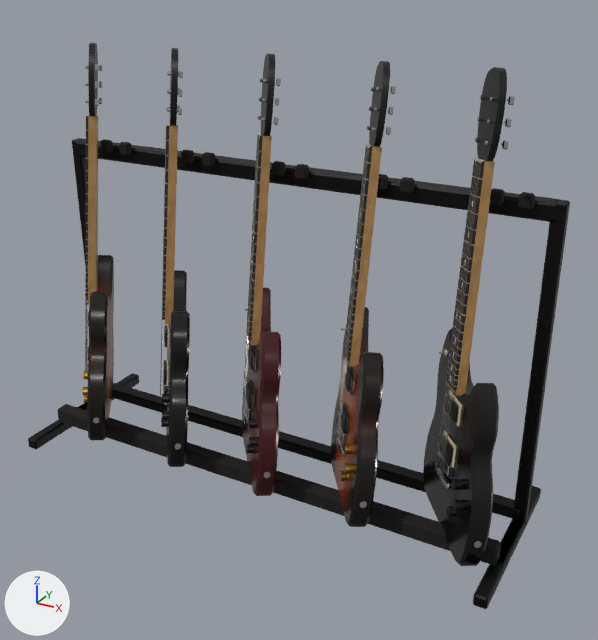
Before and after pictures for a commit that changed the glTF model tools/_home-opening/assets/models/guitar-rack.glb.
Rendered twice from a 50 mm lens placed at (0.932, -1.549, 1.218), pointed at (0.087, -0.012, 0.45). The lights are fixed; the arrows at lower left show +X, +Y and +Z. The picture after the commit comes second. Where no turn or scale is listed for an object, it has been applied to the vertices. Vertices at exactly the same position are counted once.

In view in the first picture: 'g_black', 'g_black.001', 'g_burst', 'g_burst.001', 'g_ox.000', 'rack'.
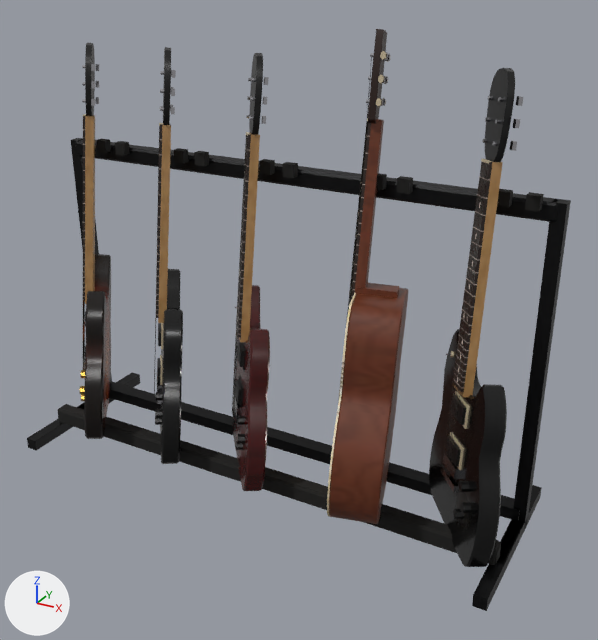
Boxes (x1, y1, x2, y2) around the edits, measured in the pictures (598 x 640 px):
'rack', reshaped (24% taller): before (28, 138, 570, 609); after (27, 29, 571, 611)
'g_black.001', moved: before (423, 67, 515, 566); after (429, 68, 523, 567)
'g_burst.001', deleted: before (331, 61, 396, 527)
'g_black', moved: before (160, 48, 190, 467); after (154, 47, 183, 464)
'g_ox.000', deleted: before (242, 54, 281, 496)
'g_burst', deleted: before (83, 43, 114, 440)
part 1 of me_rack, added: after (27, 373, 140, 451)
part 2 of me_rack, added: after (71, 138, 114, 403)
part 3 of me_rack, added: after (472, 485, 542, 611)
part 4 of me_rack, added: after (513, 198, 571, 530)
part 5 of me_rack, added: after (109, 382, 520, 521)
part 6 of me_rack, added: after (96, 139, 111, 153)
part 7 of me_rack, added: after (115, 141, 130, 156)
part 8 of me_rack, added: after (173, 148, 189, 163)
part 9 of me_rack, added: after (194, 151, 209, 166)
part 10 of me_rack, added (brown): after (232, 29, 544, 524)
part 11 of me_rack, cut back: before (72, 138, 520, 520); after (80, 43, 111, 439)
part 12 of me_rack, edited (looks the same): (58, 139, 559, 565) in both

What the commit changed:
Picture 'strings_col' (img_strings_col) is new.
Picture 'strings_arm' (img_strings_arm) is new.
Material 'strings' (mat_strings) is new.
Uses the picture img_strings_arm.
Uses the picture img_strings_col.
me_rack is used by ob_rack; location (0.0, 0.0, 0.0).
me_rack had 424 vertices, 772 faces and spanned x -0.635..0.635, y -0.22..0.22, z 0.0..0.795.
me_rack now has 2088 vertices, 3656 faces and spans x -0.635..0.635, y -0.247..0.22, z 0.0..1.087.
me_rack part 1: a new loose piece, a box spanning x -0.635..-0.605, y -0.22..0.22, z 0.0..0.03, in mat_strings.
me_rack part 2: a new loose piece, a box spanning x -0.635..-0.605, y 0.065..0.095, z 0.0..0.78, in mat_strings.
me_rack part 3: a new loose piece, a box spanning x 0.605..0.635, y -0.22..0.22, z 0.0..0.03, in mat_strings.
me_rack part 4: a new loose piece, a box spanning x 0.605..0.635, y 0.065..0.095, z 0.0..0.78, in mat_strings.
me_rack part 5: a new loose piece, a box spanning x -0.62..0.62, y 0.06..0.1, z 0.03..0.06, in mat_strings.
me_rack part 6: a new loose piece, a box spanning x -0.524..-0.496, y 0.04..0.06, z 0.765..0.795, in mat_strings.
me_rack part 7: a new loose piece, a box spanning x -0.464..-0.436, y 0.04..0.06, z 0.765..0.795, in mat_strings.
me_rack part 8: a new loose piece, a box spanning x -0.284..-0.256, y 0.04..0.06, z 0.765..0.795, in mat_strings.
me_rack part 9: a new loose piece, a box spanning x -0.224..-0.196, y 0.04..0.06, z 0.765..0.795, in mat_strings.
me_rack part 10: 1386 vertices added at x -0.147..0.589, y -0.247..0.165, z 0.034..1.087.
me_rack part 11: 48 vertices removed from x -0.635..0.62, y 0.06..0.1, z 0.0..0.78; 446 vertices added at x -0.624..-0.394, y -0.204..0.112, z 0.055..1.028.
me_rack part 12: 112 faces spanning x -0.632..0.632, y -0.12..0.1, z 0.0..0.78 switch from mat_guitar to mat_strings.
Other edits to the shape of me_rack do not show in these pictures.
Object 'g_black' (ob_g_black) moves from (-0.25, -0.075, 0.045) to (-0.27, -0.075, 0.045).
Object 'g_black.001' (ob_g_black_001) moves from (0.5, -0.075, 0.045) to (0.515, -0.075, 0.045).
Object 'g_burst' (ob_g_burst) is deleted.
Object 'g_burst.001' (ob_g_burst_001) is deleted.
Object 'g_ox.000' (ob_g_ox_000) is deleted.
